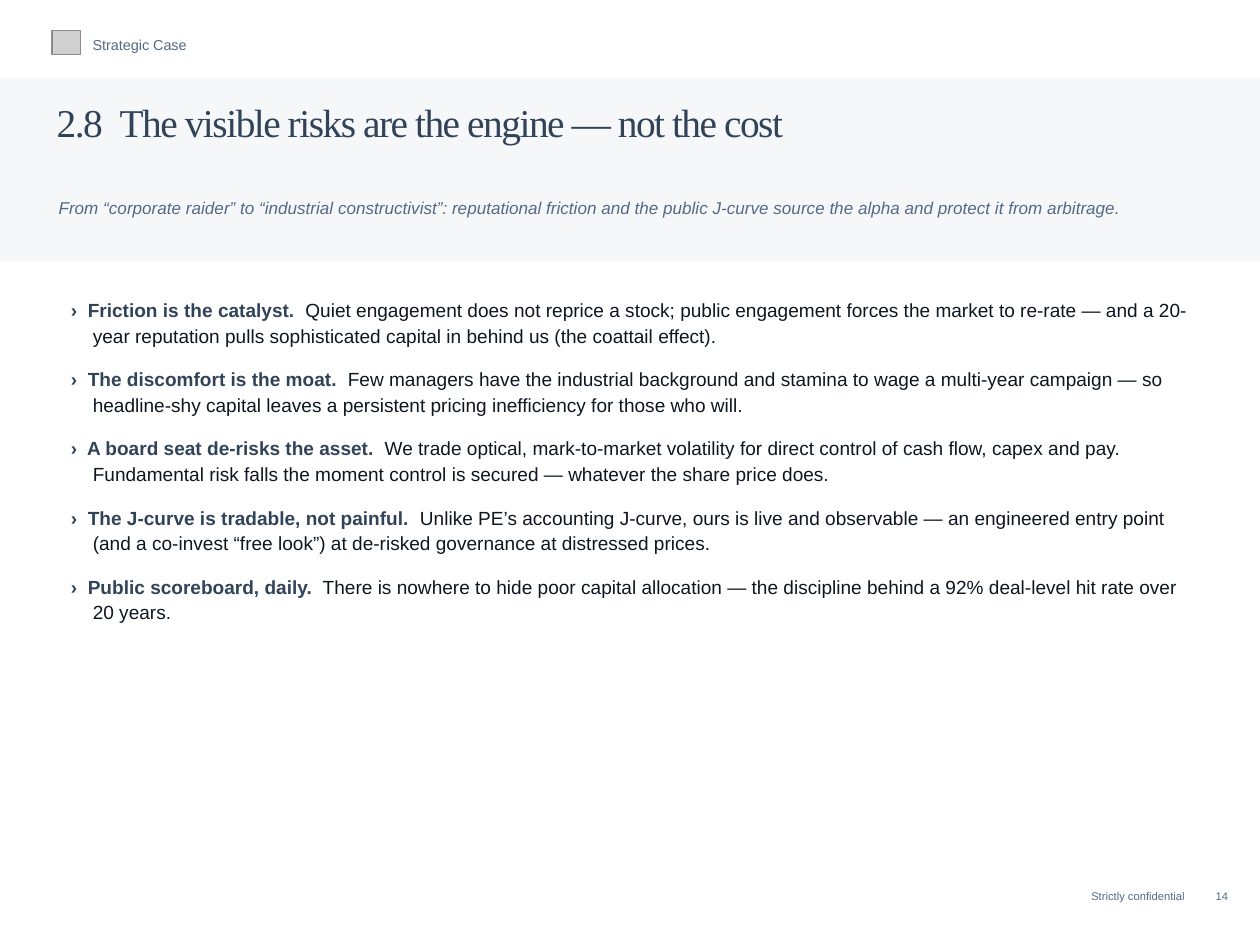
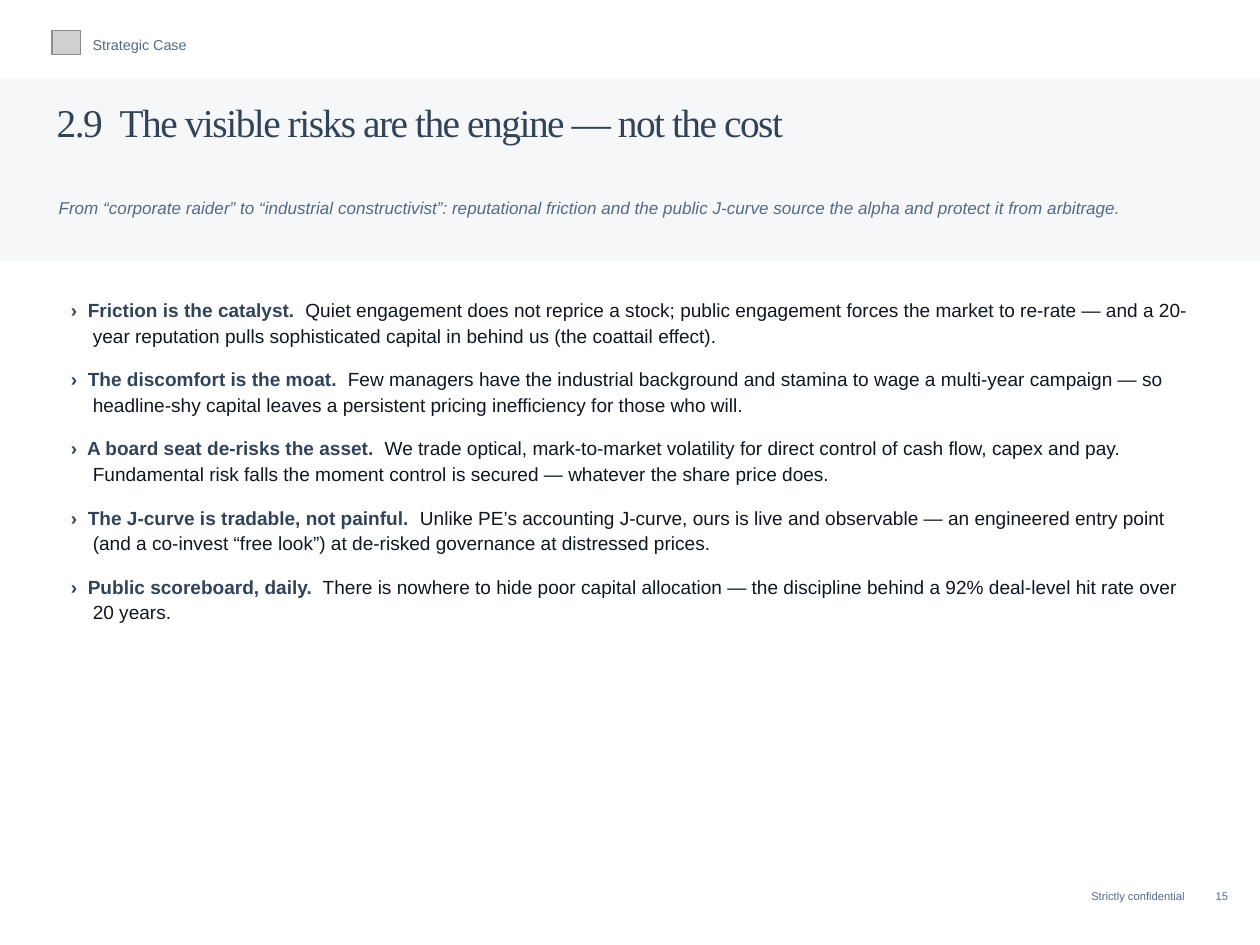
Before and after one commit to charette-lab/Claude, a slide deck: slide 18 of Athanase_Engaged_Ownership_Allocator_Deck.pptx (slide 17 before the commit). Drawn at 1260x945 pixels with LibreOffice and Linux fonts; fonts in the diff are those of the drawing; grey boxes stand for pictures. Boxes give left, top, right and bottom in pixels: in the first picture for what was removed or moved away, otherwise in the second. Text is boxed around its words. In the diff, an @@ line names an element or a change of style, - is before the commit and + after.

```diff
--- a/Athanase_Engaged_Ownership_Allocator_Deck.pptx
+++ b/Athanase_Engaged_Ownership_Allocator_Deck.pptx
@@ text at (x1=57, y1=109, x2=783, y2=145): text changed @@
-2.8 The visible risks are the engine — not the cost
+2.9 The visible risks are the engine — not the cost
@@ text at (x1=1091, y1=892, x2=1228, y2=903): text changed @@
-Strictly confidential 14
+Strictly confidential 15
```
Also in this commit, not shown: 15 other slides changed, 1 slide added, 1 other file.
